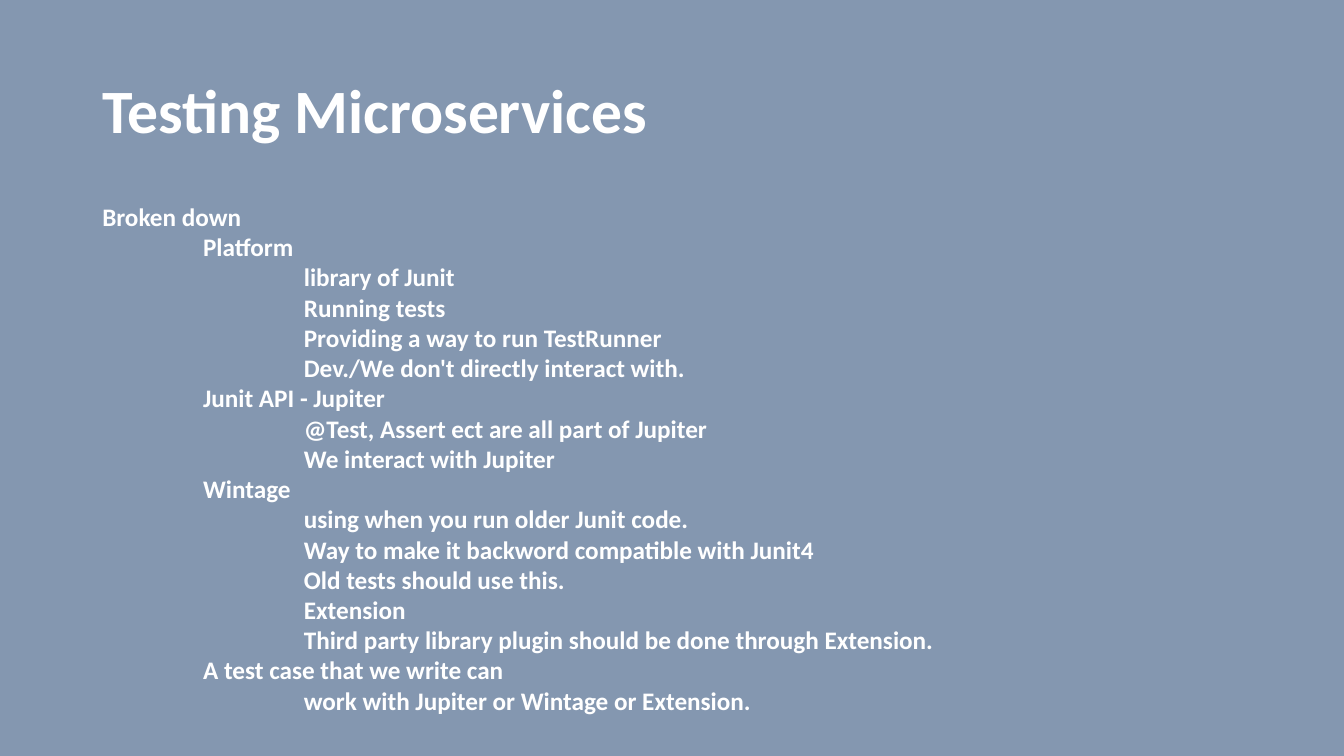
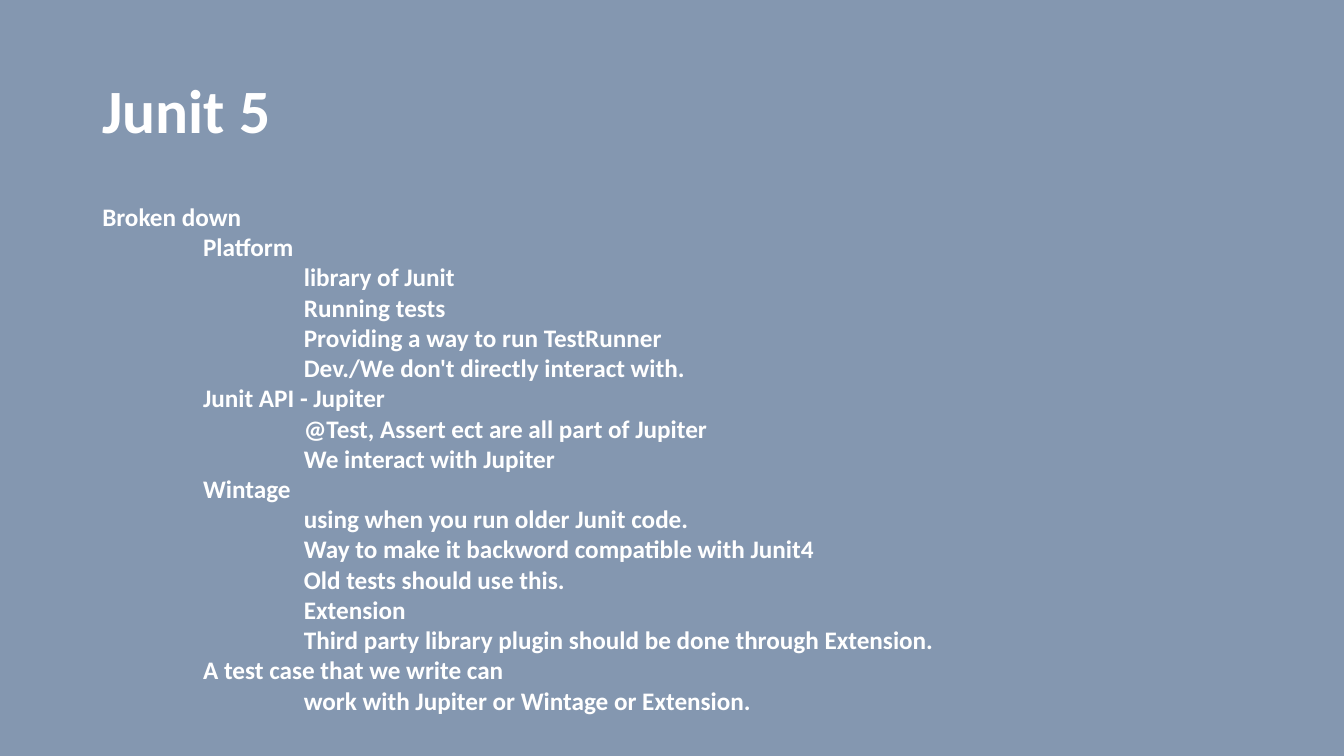
Before and after one commit to vilasvarghese/microservices, a slide deck: slide 23 of training/day3/Day3.pptx. Drawn at 1344x756 pixels with LibreOffice and Linux fonts; fonts in the diff are those of the drawing. Boxes give left, top, right and bottom in pixels: in the first picture for what was removed or moved away, otherwise in the second. Text is boxed around its words. In the diff, an @@ line names an element or a change of style, - is before the commit and + after.

```diff
--- a/training/day3/Day3.pptx
+++ b/training/day3/Day3.pptx
@@ title at <box>102,90,270,134</box>: text changed @@
-Testing Microservices
+Junit 5
```
Also in this commit, not shown: 3 other slides changed, 7 slides added, 1 slide removed, 1 other file.
